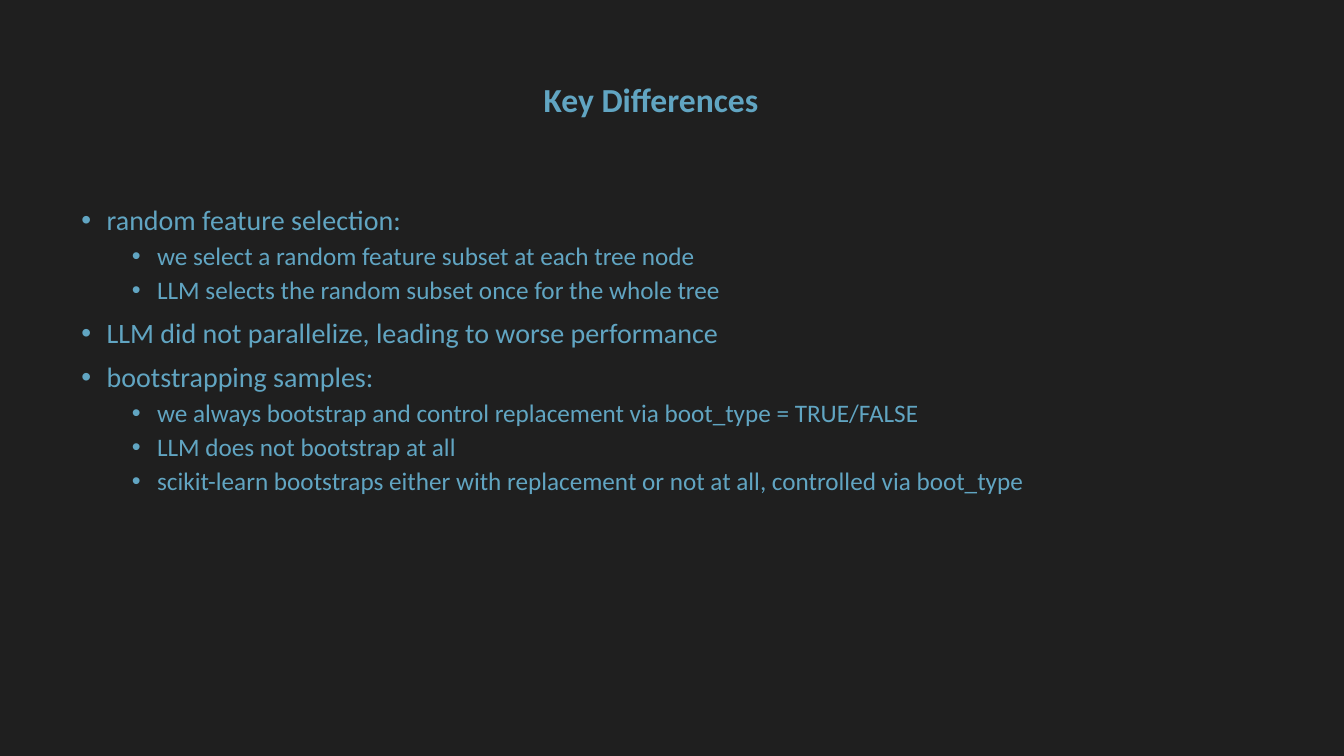
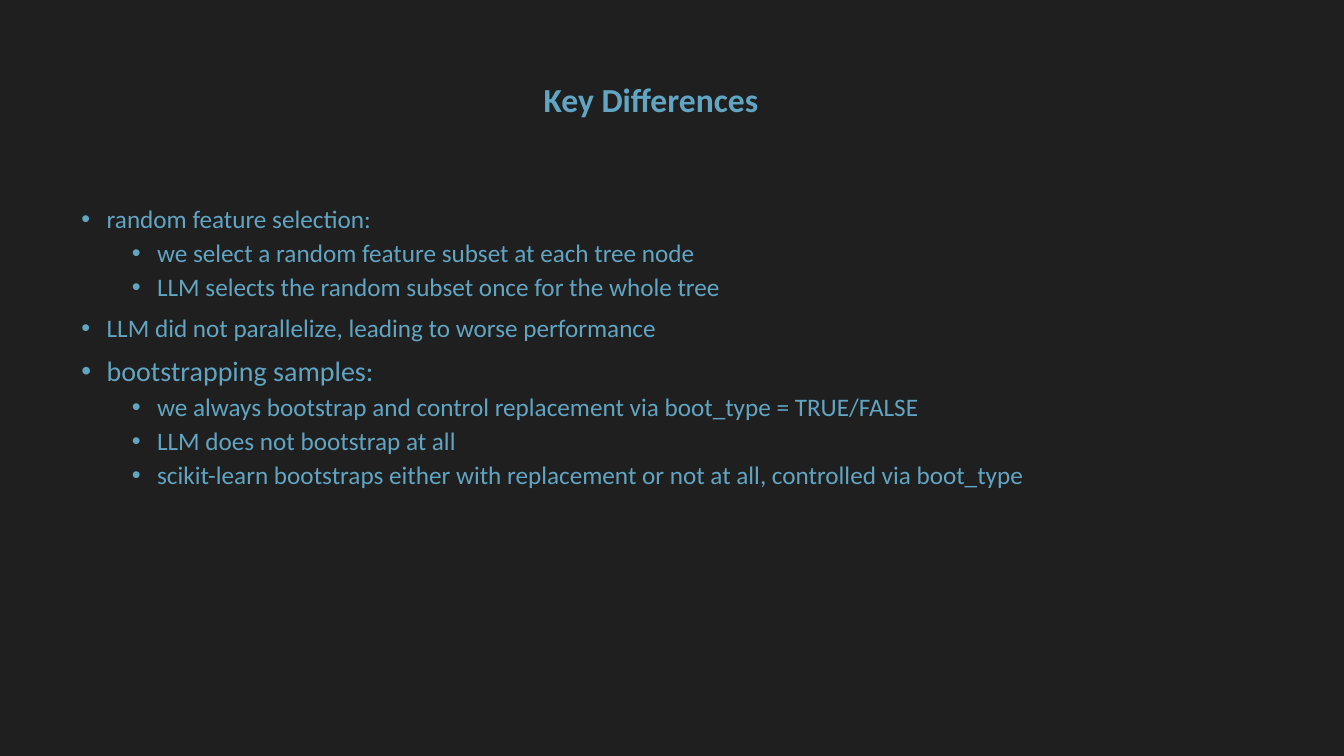
Before and after one commit to floengl/Machine-Learning, a slide deck: slide 9 of Exercise_3/Exercise3_slides.pptx (slide 8 before the commit). Drawn at 1344x756 pixels with LibreOffice and Linux fonts; fonts in the diff are those of the drawing. Boxes give left, top, right and bottom in pixels: in the first picture for what was removed or moved away, otherwise in the second. Text is boxed around its words. In the diff, an @@ line names an element or a change of style, - is before the commit and + after.

```diff
--- a/Exercise_3/Exercise3_slides.pptx
+++ b/Exercise_3/Exercise3_slides.pptx
@@ text at (107, 210, 655, 342): size 20 to 18 pt in "random feature selection:", "LLM did not parallelize, leading to worse ..." @@
```
Also in this commit, not shown: 3 other slides changed, 3 slides added, 16 slides removed, 6 other files.
